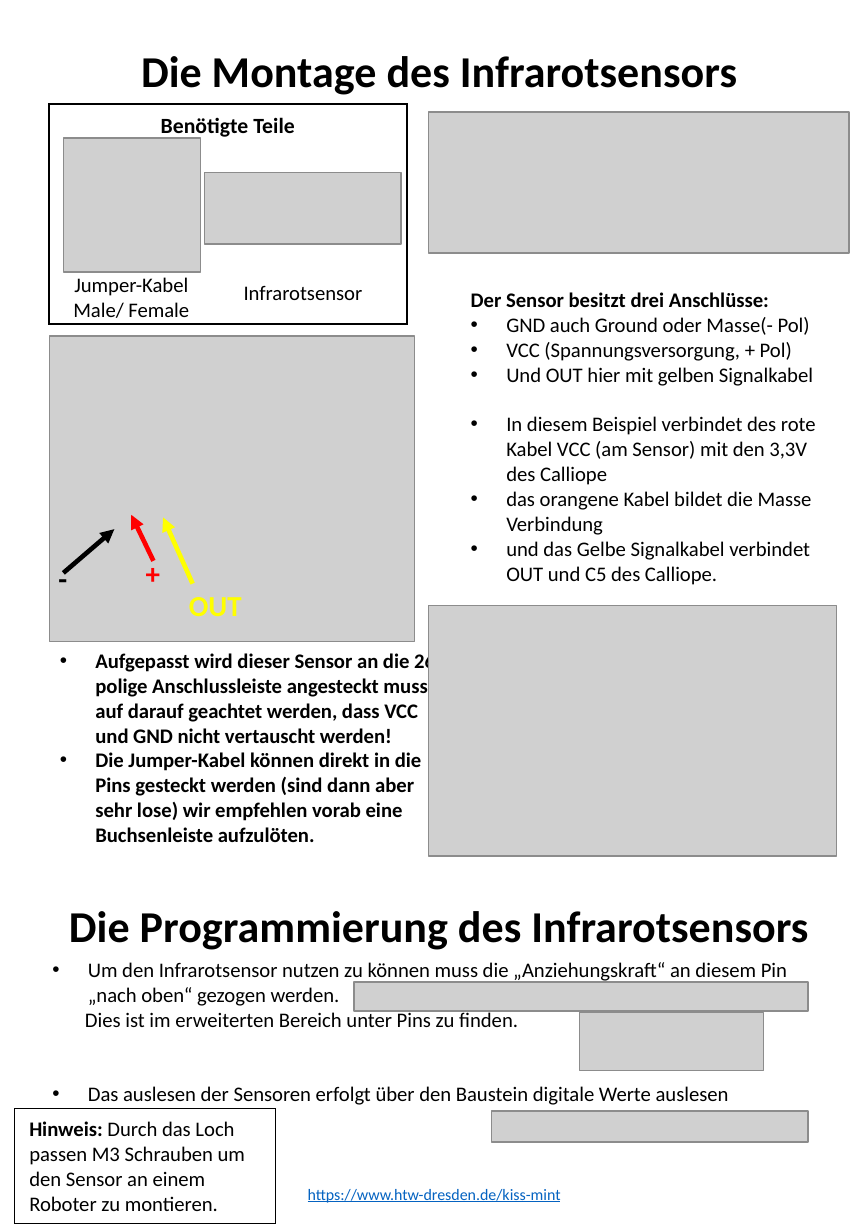
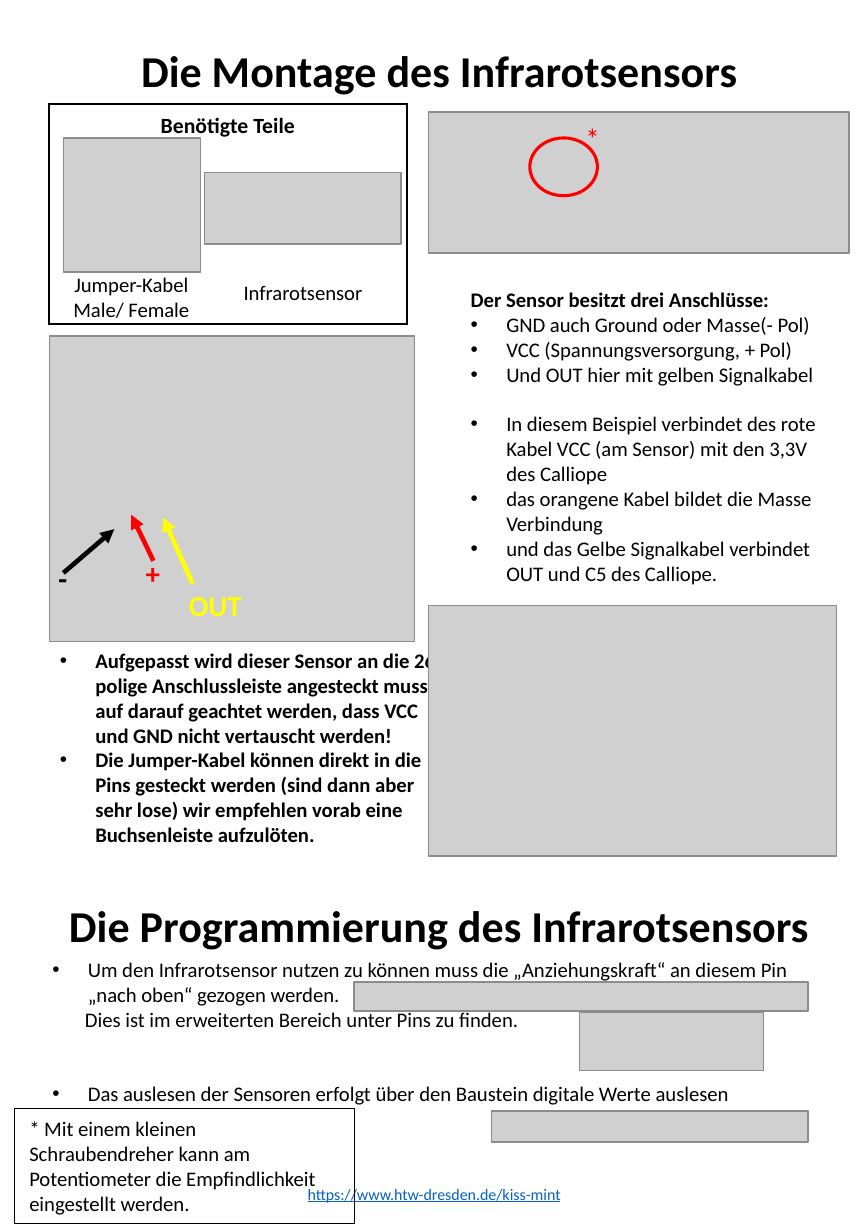
Before and after one commit to macim0/KISS_MINT, a slide deck: slide 3 of Handouts/Handouts-Motor_USR_Servo_IR.pptx. Drawn at 868x1232 pixels with LibreOffice and Linux fonts; fonts in the diff are those of the drawing; grey boxes stand for pictures. Boxes give left, top, right and bottom in pixels: in the first picture for what was removed or moved away, otherwise in the second. Text is boxed around its words. In the diff, an @@ line names an element or a change of style, - is before the commit and + after.

```diff
--- a/Handouts/Handouts-Motor_USR_Servo_IR.pptx
+++ b/Handouts/Handouts-Motor_USR_Servo_IR.pptx
@@ text added at (570,113,618,162), 13.8 pt, text #FF0000 @@
+*
@@ ellipse added at (530,138,597,197), outline #FF0000 1.5 pt @@
@@ rectangle "* Mit einem kleinen Schraubendreher ...": place and size @@
-rectangle "* Mit einem kleinen Schraubendreher ..." at (15,1108,275,1222)
+rectangle "* Mit einem kleinen Schraubendreher ..." at (15,1108,354,1222)
@@ text in rectangle at (29,1121,315,1215): text changed @@
-Hinweis: Durch das Loch passen M3 Schrauben um den Sensor an einem Roboter zu montieren.
+* Mit einem kleinen Schraubendreher kann am Potentiometer die Empfindlichkeit eingestellt werden.
```
Also in this commit, not shown: 1 other file.
